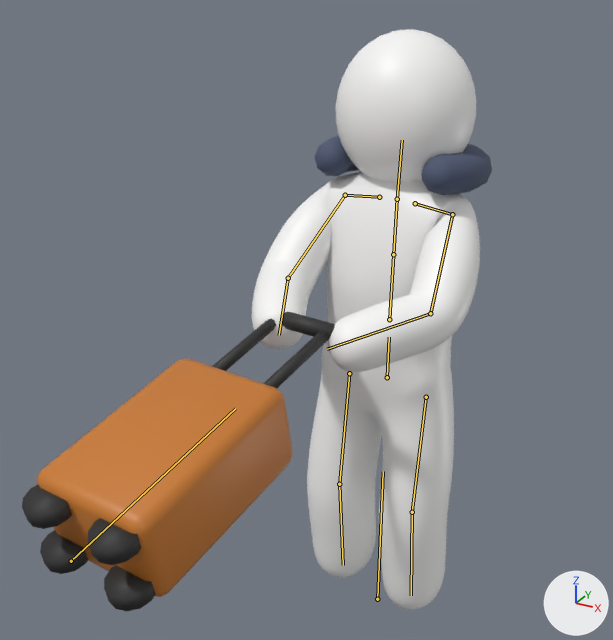
One commit to the glTF model assets/cp_character_rigged.glb: the scene before it, then after it.
One viewpoint serves both versions: a 50 mm lens placed at (0.443, -1.057, 1.019), pointed at (-0.113, -0.047, 0.514). Arrows for +X, +Y and +Z are at lower right; the lights stay in place. The first picture is the older version. Both versions are drawn at frame 31 of the action 'CP_CarrierTornado'; the numbers are the values there. The bones that change, and the others that lie on the model, are drawn over the model as lines.

The first picture shows 'CP_Character', 'PR_Carrier'.
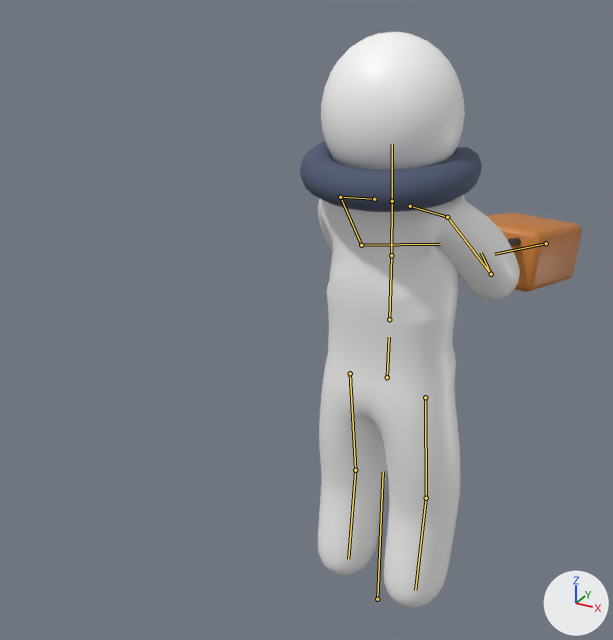
Changed parts and their boxes [x1, y1, x2, y2] in the pictures (613 x 640 px):
'CP_Character', posed (8% narrower): before [252, 29, 492, 610]; after [300, 32, 520, 607]
'PR_Carrier', posed: before [22, 311, 335, 611]; after [459, 212, 582, 292]
bone 'UpperArm.L', root to tip: before (452, 214) to (430, 313); after (340, 197) to (361, 245)
bone 'LowerArm.L', root to tip: before (430, 313) to (327, 349); after (361, 245) to (440, 244)
bone 'UpperArm.R', root to tip: before (345, 195) to (288, 278); after (447, 217) to (491, 274)
bone 'LowerArm.R', root to tip: before (288, 278) to (279, 335); after (491, 274) to (481, 252)
bone 'Prop.Case', root to tip: before (71, 561) to (235, 408); after (546, 243) to (494, 254)

The change, as a diff of the scene's bpy script:
```diff
--- a/assets/cp_character_rigged.glb.py
+++ b/assets/cp_character_rigged.glb.py
@@ bone_hips @@
 bone_hips = bpy.data.objects['CP_Rig'].pose.bones['Hips']  # child of 'Root'
-bone_hips.rotation_quaternion = (-0.995, 0.0, 0.051, 0.0)  # degrees (0, -6, 0)
+bone_hips.rotation_quaternion = (-0.062, 0.0, -0.992, 0.0)  # degrees (0, 173, 0)
@@ bone_upperarm_l @@
 bone_upperarm_l = bpy.data.objects['CP_Rig'].pose.bones['UpperArm.L']  # child of 'Shoulder.L'
-bone_upperarm_l.rotation_quaternion = (0.925, -0.367, -0.085, -0.053)  # degrees (-43, -11, -2)
+bone_upperarm_l.rotation_quaternion = (0.93, -0.354, -0.091, -0.033)  # degrees (-42, -11, 0)
@@ bone_lowerarm_l @@
 bone_lowerarm_l = bpy.data.objects['CP_Rig'].pose.bones['LowerArm.L']  # child of 'UpperArm.L'
-bone_lowerarm_l.rotation_quaternion = (0.943, -0.297, 0.023, 0.15)  # degrees (-34, 8, 16)
+bone_lowerarm_l.rotation_quaternion = (0.936, -0.319, 0.022, 0.148)  # degrees (-37, 8, 15)
@@ bone_upperarm_r @@
 bone_upperarm_r = bpy.data.objects['CP_Rig'].pose.bones['UpperArm.R']  # child of 'Shoulder.R'
-bone_upperarm_r.rotation_quaternion = (0.925, -0.367, 0.085, 0.053)  # degrees (-43, 11, 2)
+bone_upperarm_r.rotation_quaternion = (0.93, -0.354, 0.091, 0.033)  # degrees (-42, 11, 0)
@@ bone_lowerarm_r @@
 bone_lowerarm_r = bpy.data.objects['CP_Rig'].pose.bones['LowerArm.R']  # child of 'UpperArm.R'
-bone_lowerarm_r.rotation_quaternion = (0.943, -0.297, -0.023, -0.15)  # degrees (-34, -8, -16)
+bone_lowerarm_r.rotation_quaternion = (0.936, -0.319, -0.022, -0.148)  # degrees (-37, -8, -15)
@@ bone_prop_case @@
 bone_prop_case = bpy.data.objects['CP_Rig'].pose.bones['Prop.Case']  # child of 'Root'
-bone_prop_case.location = (0.182, 0.444, 0.613)
-bone_prop_case.rotation_quaternion = (-0.515, 0.47, 0.571, -0.425)  # degrees (-96, -11, 91)
+bone_prop_case.location = (0.338, 0.444, -0.563)
+bone_prop_case.rotation_quaternion = (-0.575, -0.418, -0.508, -0.474)  # degrees (83, 11, 89)
```
